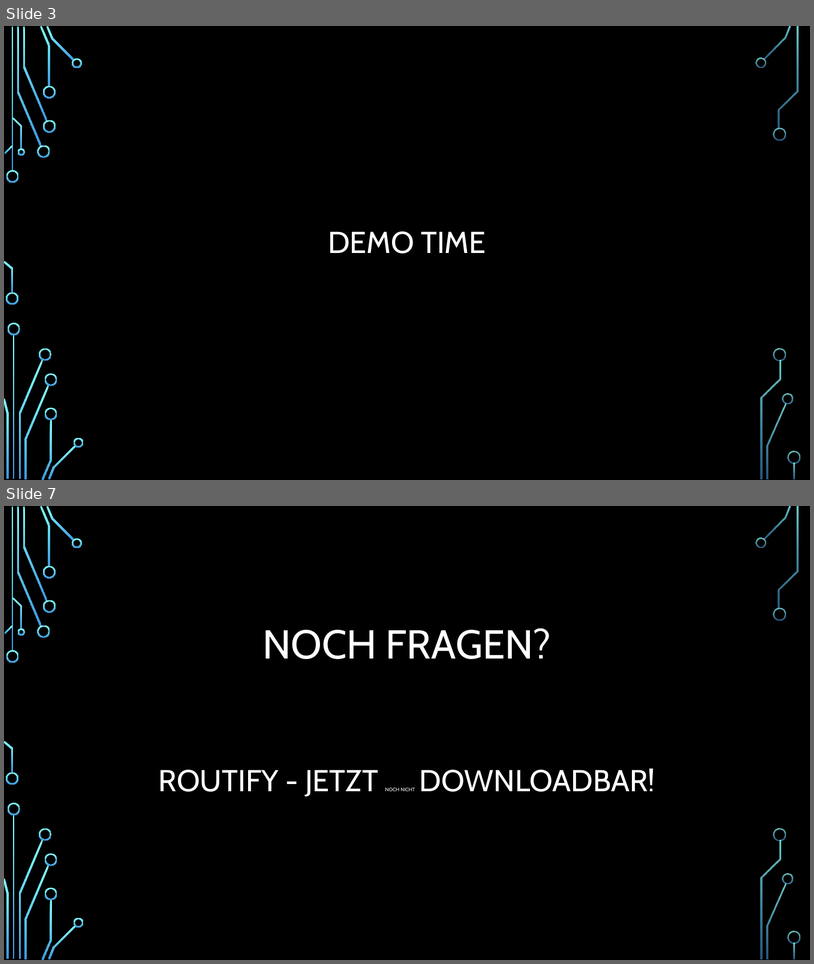
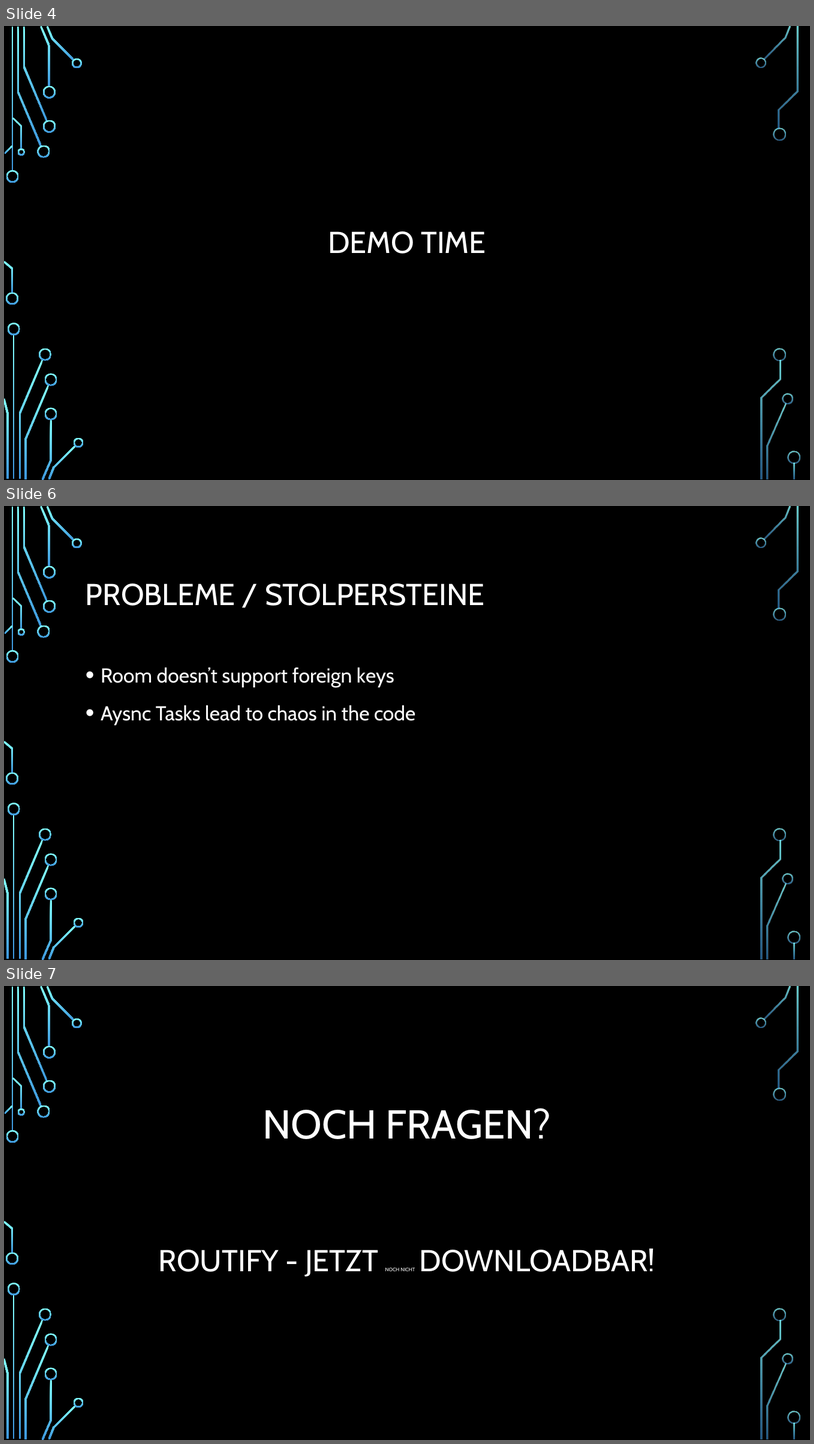
Before and after one commit to Inux/mobpro, a slide deck: Routify/doc/routify_presentation.pptx. Shown one above the other, each under a label of ours: slides 3 and 7 before the commit, slides 4, 6 and 7 after it; the slides between them are not shown. The pictures are 814x964 and 814x1444 pixels, drawn with LibreOffice and Linux fonts; fonts in the diff are those of the drawing; background and template pictures are left out. Boxes give left, top, right and bottom in pixels: in the first picture for what was removed or moved away, otherwise in the second. Text is boxed around its words. In the diff, an @@ line names an element or a change of style, - is before the commit and + after.

```diff
--- a/Routify/doc/routify_presentation.pptx
+++ b/Routify/doc/routify_presentation.pptx
@@ slide 6 added at bbox=[4, 506, 810, 960], background picture (left out); not listed: 36 template elements that a slide beside it also shows @@
@@ title added at bbox=[86, 583, 485, 606], 36 pt, text #FFFFFF @@
+PROBLEME / STOLPERSTEINE
@@ text added at bbox=[101, 667, 416, 725], 24 pt, text #FFFFFF @@
+• Room doesn’t support foreign keys
+• Aysnc Tasks lead to chaos in the code
@@ what was slide 3 is now slide 4 @@
```
Also in this commit, not shown: 1 slide changed, 1 slide removed.
